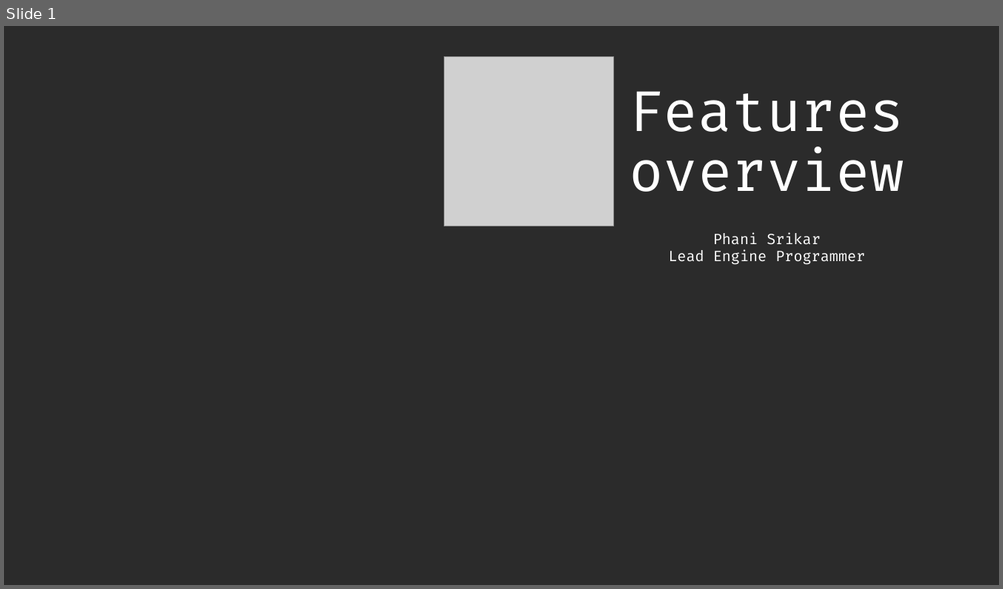
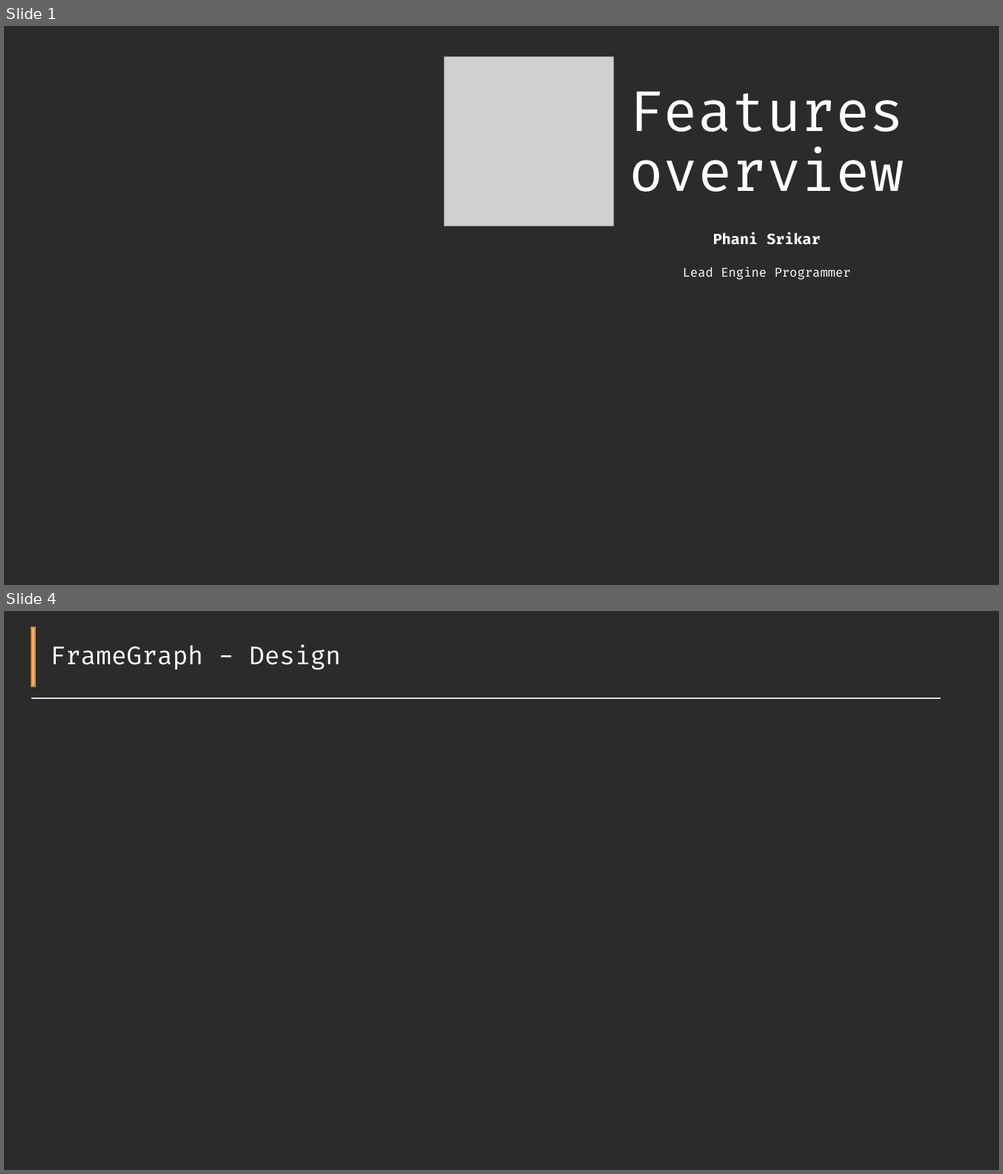
Before and after one commit to Pikachuxxxx/Razix, a slide deck: Docs/Features overview.pptx. Shown one above the other, each under a label of ours: slide 1 before the commit, slides 1 and 4 after it; the slides between them are not shown. The pictures are 1003x589 and 1003x1174 pixels, drawn with LibreOffice and Linux fonts; fonts in the diff are those of the drawing; grey boxes stand for pictures; background and template pictures are left out; a plain dark background stands for a picture behind light text. Boxes give left, top, right and bottom in pixels: in the first picture for what was removed or moved away, otherwise in the second. Text is boxed around its words. In the diff, an @@ line names an element or a change of style, - is before the commit and + after.

Commit message:
[Graphics] Added Vulkan API markers;

```diff
--- a/Docs/Features overview.pptx
+++ b/Docs/Features overview.pptx
@@ slide 4 added at (4,611,999,1170), background picture (left out) @@
@@ rectangle added at (31,627,35,687), fill #FFB556, outline #BD8640 1 pt @@
@@ title added at (50,645,341,670), 24 pt, text #FFFFFF @@
+FrameGraph - Design
@@ line added from (31, 698) to (940, 698), #D9D9D9 1.5 pt @@
@@ slide 1 changed as well @@
@@ text "Phani Srikar" at (683,232,851,280): bold on in "Phani Srikar"; size 14 to 12 pt in "Lead Engine Programmer" @@
```
Also in this commit, not shown: 2 other slides added, 7 other files.
